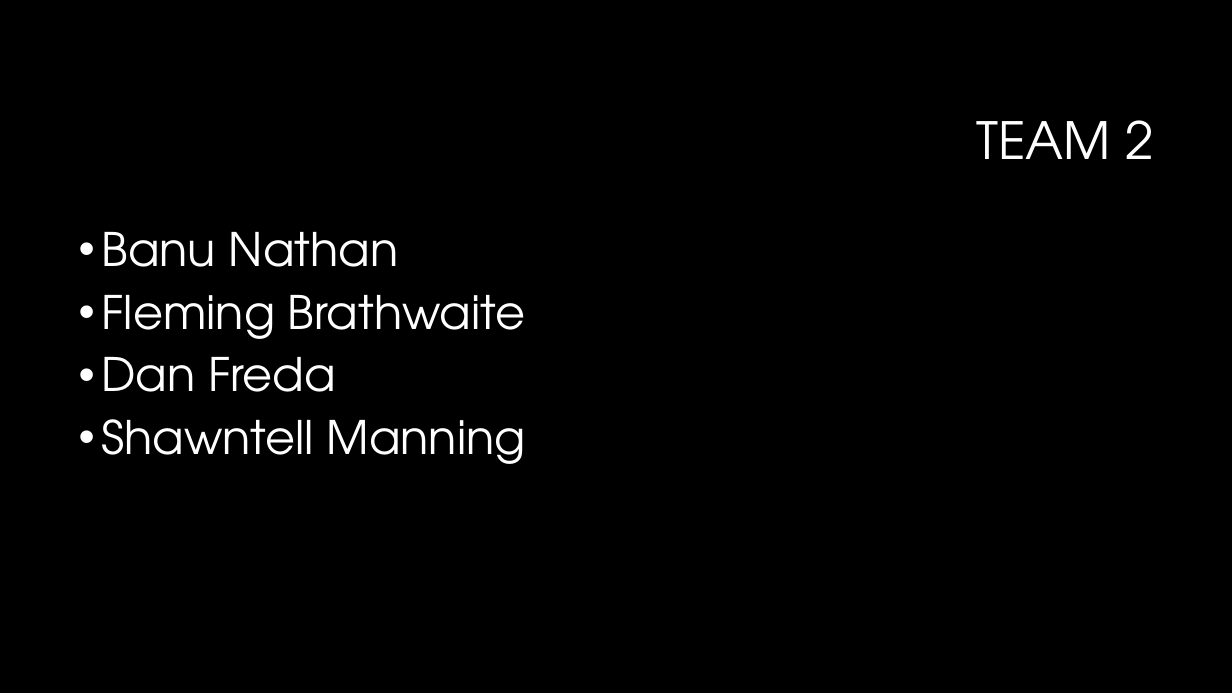
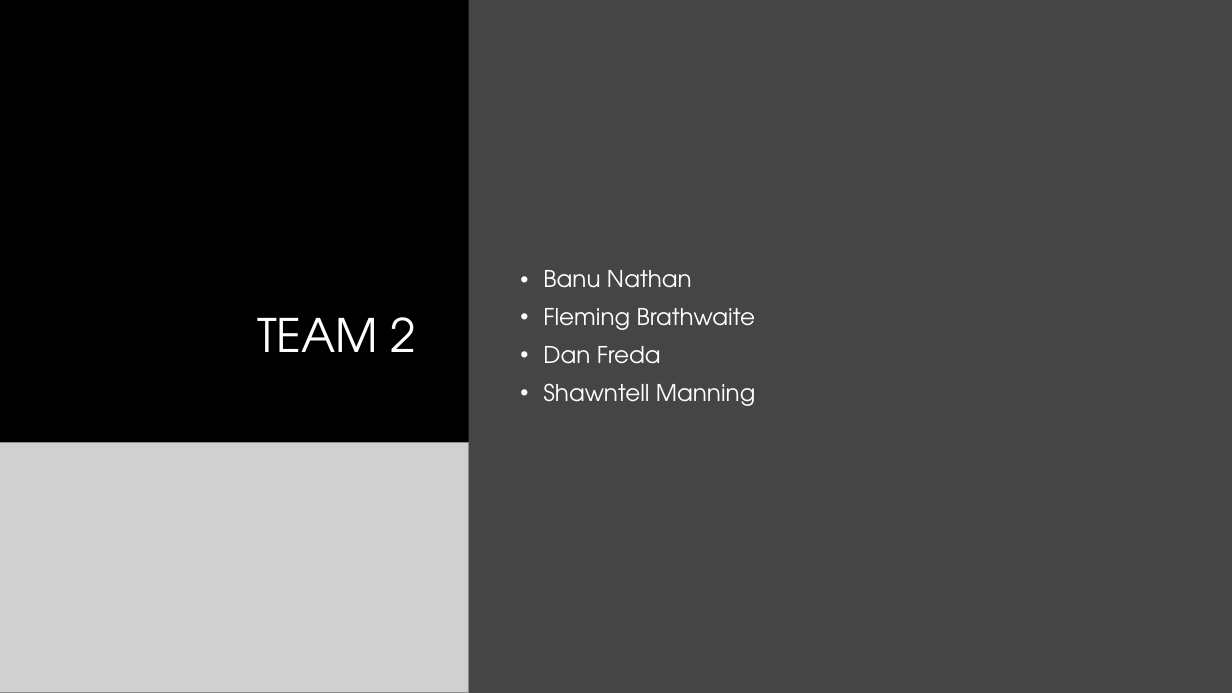
Before and after one commit to ashante112/Project2-Team2, a slide deck: slide 2 of Presentation.pptx. Drawn at 1232x693 pixels with LibreOffice and Linux fonts; fonts in the diff are those of the drawing; grey boxes stand for pictures; background and template pictures are left out. Boxes give left, top, right and bottom in pixels: in the first picture for what was removed or moved away, otherwise in the second. Text is boxed around its words. In the diff, an @@ line names an element or a change of style, - is before the commit and + after.

```diff
--- a/Presentation.pptx
+++ b/Presentation.pptx
@@ rectangle added at (x1=0, y1=0, x2=469, y2=693), fill #000000 @@
@@ rectangle added at (x1=469, y1=0, x2=1232, y2=693), fill #454545 @@
@@ title "TEAM 2" moved from (x1=976, y1=120, x2=1153, y2=159) to (x1=257, y1=317, x2=417, y2=352) @@
@@ title "TEAM 2" at (x1=257, y1=317, x2=417, y2=352): size 40 to 36 pt @@
@@ text "Banu Nathan" moved from (x1=102, y1=232, x2=526, y2=464) to (x1=543, y1=270, x2=756, y2=406) @@
@@ text "Banu Nathan" at (x1=543, y1=270, x2=756, y2=406): size 36 to 18 pt; vertical alignment top to middle @@
@@ picture added at (x1=0, y1=442, x2=469, y2=693) @@
```
Also in this commit, not shown: 1 other slide changed, 2 slides added, 2 slides removed, 2 other files.
